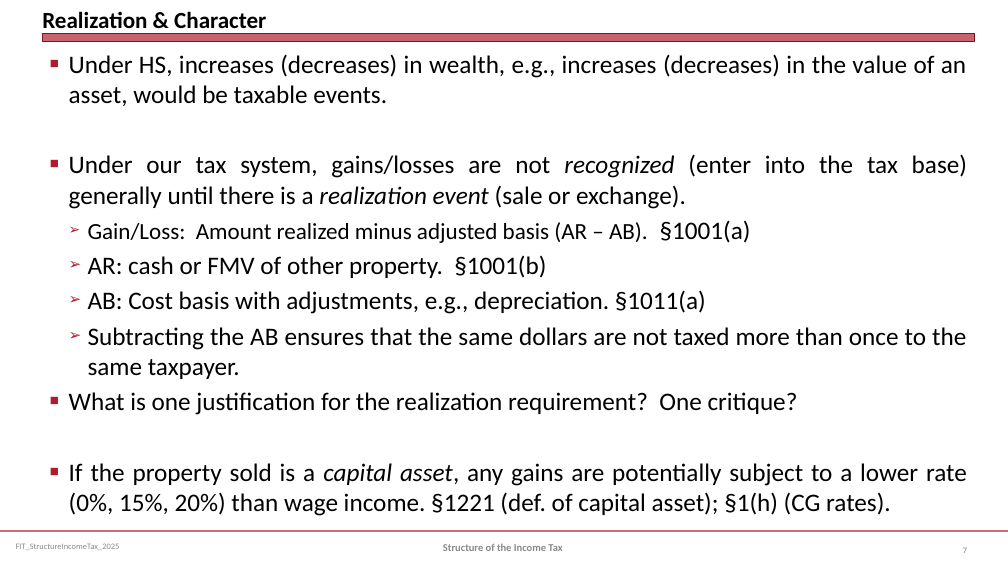
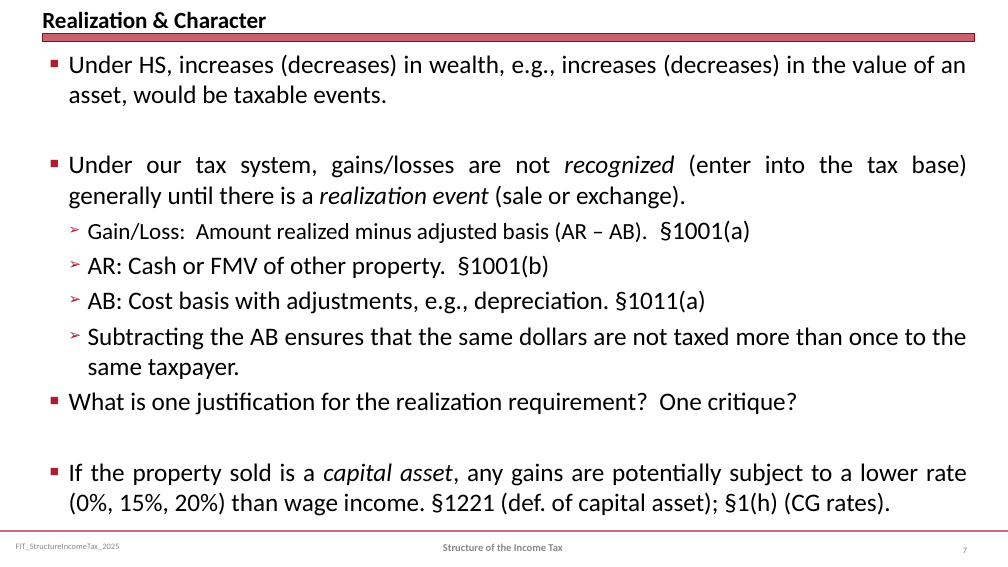
Before and after one commit to jmc877/Fed-Income-Tax, a slide deck: slide 7 of slides/FIT_StructureIncomeTax_2025S.pptx. Drawn at 1008x567 pixels with LibreOffice and Linux fonts; fonts in the diff are those of the drawing. Boxes give left, top, right and bottom in pixels: in the first picture for what was removed or moved away, otherwise in the second. Text is boxed around its words. In the diff, an @@ line names an element or a change of style, - is before the commit and + after.

```diff
--- a/slides/FIT_StructureIncomeTax_2025S.pptx
+++ b/slides/FIT_StructureIncomeTax_2025S.pptx
@@ text at bbox=[88, 256, 549, 278]: text changed @@
-  ➢ AR: cash or FMV of other property. §1001(b)
+  ➢ AR: Cash or FMV of other property. §1001(b)
```
Also in this commit, not shown: 2 other slides changed, 2 other files.
